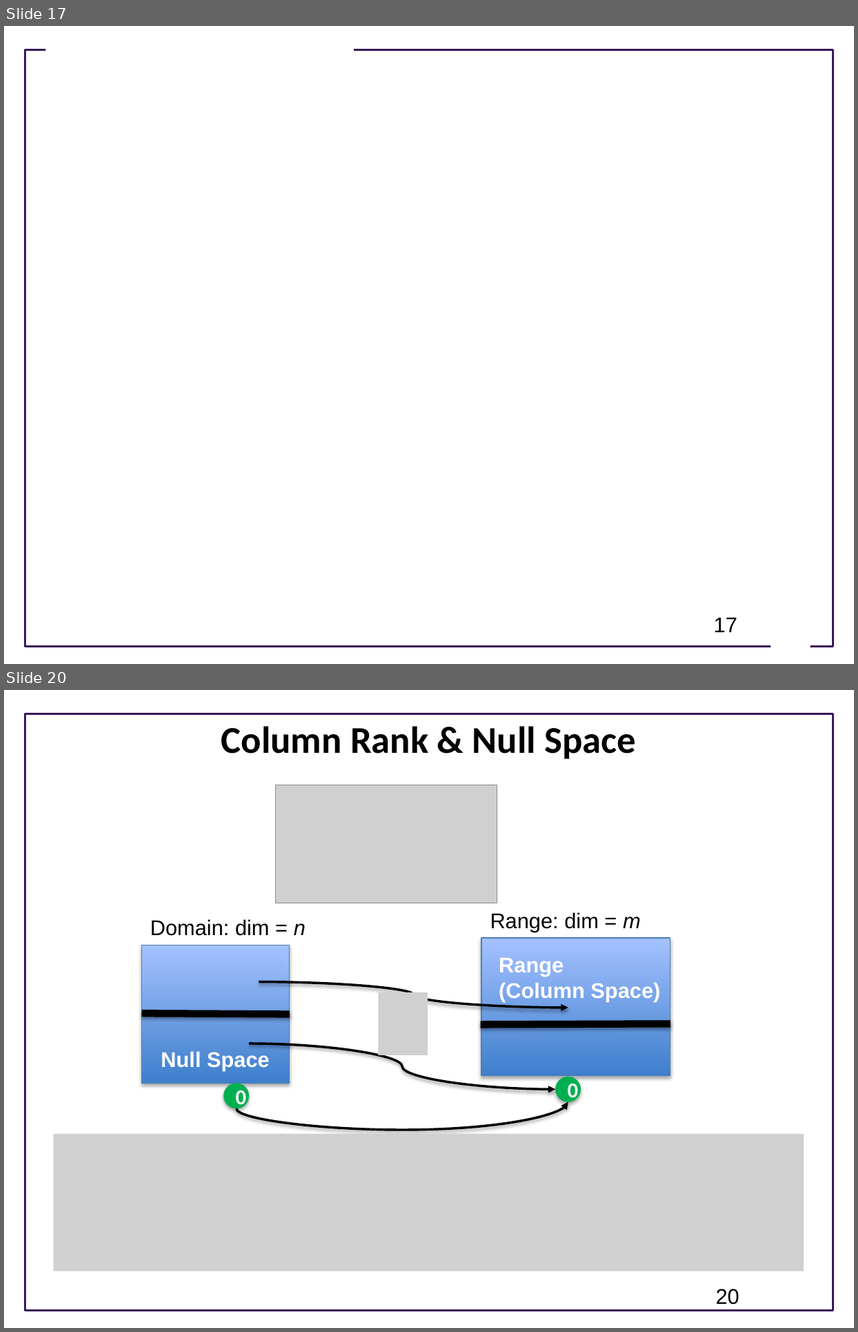
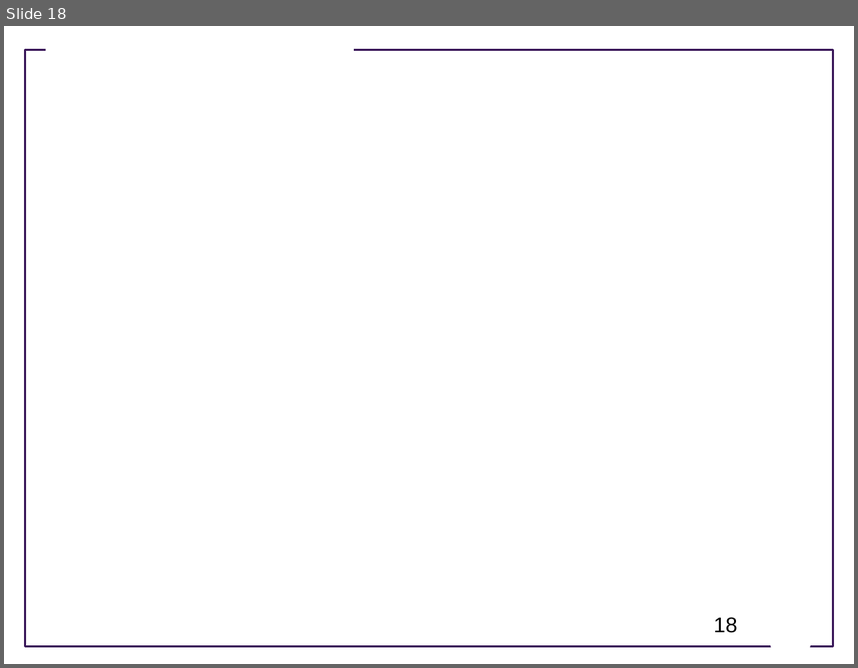
Before and after one commit to joseph-hellerstein/advanced-controls-lectures, a slide deck: Lecture_4-Geometric-Linear-Algebra/Geometric-Linear-Algebra.pptx. Shown one above the other, each under a label of ours: slides 17 and 20 before the commit, slide 18 after it; the slides between them are not shown. The pictures are 858x1332 and 858x668 pixels, drawn with LibreOffice and Linux fonts; fonts in the diff are those of the drawing; grey boxes stand for pictures; background and template pictures are left out. Boxes give left, top, right and bottom in pixels: in the first picture for what was removed or moved away, otherwise in the second. Text is boxed around its words. In the diff, an @@ line names an element or a change of style, - is before the commit and + after.

```diff
--- a/Lecture_4-Geometric-Linear-Algebra/Geometric-Linear-Algebra.pptx
+++ b/Lecture_4-Geometric-Linear-Algebra/Geometric-Linear-Algebra.pptx
@@ slide 20 removed at [4, 690, 854, 1328], background #FFFFFF; not listed: 1 template element that a slide beside it also shows @@
@@ title removed at [221, 726, 637, 759] @@
-Column Rank & Null Space
@@ picture removed at [276, 785, 497, 903] @@
@@ text removed at [490, 912, 641, 932] @@
-Range: dim = m
@@ text removed at [150, 919, 306, 936] @@
-Domain: dim = n
@@ rectangle removed at [481, 938, 671, 1075] @@
@@ rectangle removed at [142, 945, 290, 1083] @@
@@ text removed at [499, 958, 660, 1002] @@
-Range
-(Column Space)
@@ curved arrow removed from (259, 982) to (568, 1007) @@
@@ picture removed at [378, 992, 428, 1055] @@
@@ line removed from (142, 1013) to (290, 1014) @@
@@ line removed from (481, 1024) to (671, 1023) @@
@@ text removed at [161, 1051, 270, 1071] @@
-Null Space
@@ curved arrow removed from (249, 1044) to (556, 1089) @@
@@ ellipse removed at [223, 1083, 249, 1108] @@
-0
@@ ellipse removed at [556, 1076, 582, 1101] @@
-0
@@ curved arrow removed from (236, 1108) to (568, 1101) @@
@@ picture removed at [53, 1134, 804, 1272] @@
@@ page number removed at [716, 1288, 740, 1304] @@
-20
@@ what was slide 17 is now slide 18 @@
@@ page number at [714, 617, 737, 633]: text changed @@
-17
+18
```
Also in this commit, not shown: 8 slides changed, 3 slides added, 8 other slides removed.
